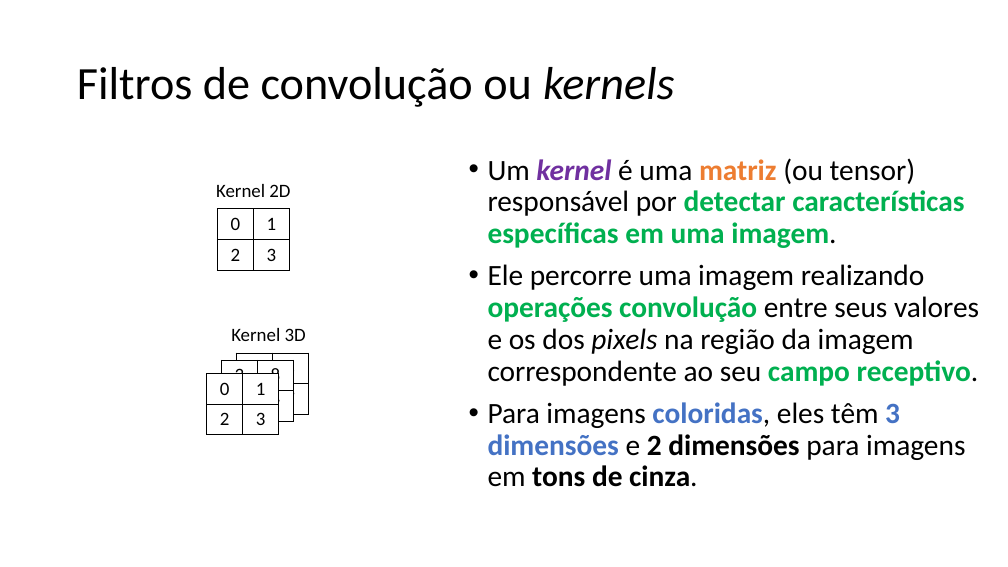
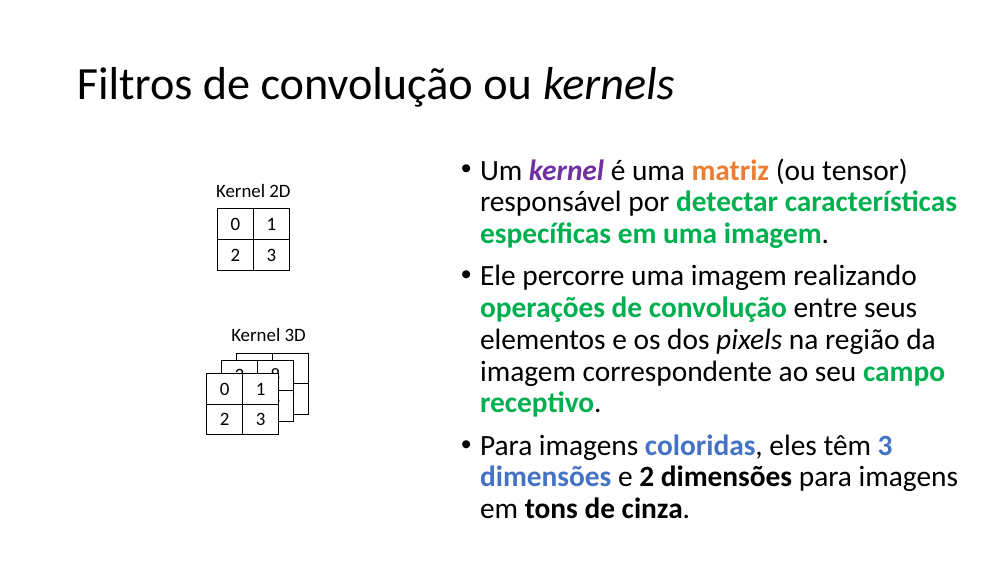
Before and after one commit to zz4fap/c24_inteligencia_artificial, a slide deck: slide 29 of slides/C24_CNN.pptx (slide 28 before the commit). Drawn at 1008x567 pixels with LibreOffice and Linux fonts; fonts in the diff are those of the drawing. Boxes give left, top, right and bottom in pixels: in the first picture for what was removed or moved away, otherwise in the second. Text is boxed around its words. In the diff, an @@ line names an element or a change of style, - is before the commit and + after.

```diff
--- a/slides/C24_CNN.pptx
+++ b/slides/C24_CNN.pptx
@@ text "Um kernel é uma matriz ...": place and size @@
-text "Um kernel é uma matriz ..." at (488, 158, 979, 487)
+text "Um kernel é uma matriz ..." at (480, 158, 958, 519)
@@ text at (480, 264, 945, 417): text changed @@
-• Ele percorre uma imagem realizando operações convolução entre seus valores e os dos pixels na região da imagem correspondente ao seu campo receptivo.
+• Ele percorre uma imagem realizando operações de convolução entre seus elementos e os dos pixels na região da imagem correspondente ao seu campo receptivo.
```
Also in this commit, not shown: 13 other slides changed, 2 slides added, 2 other files.
